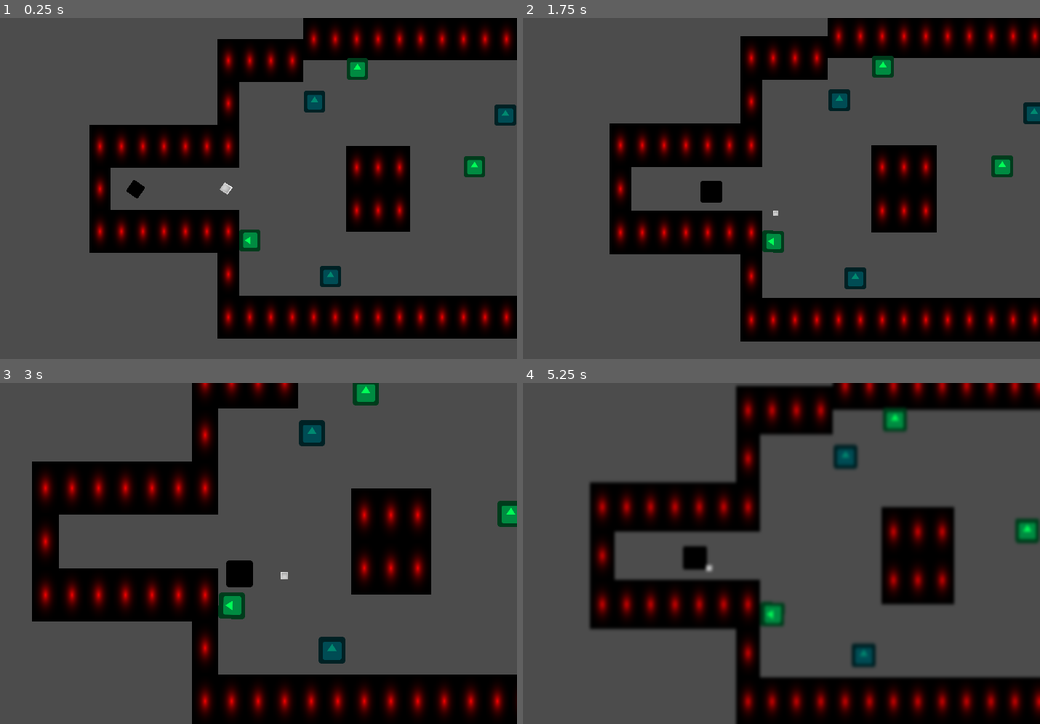
Above: before the commit, frames 1-4 (two rows, left to right).
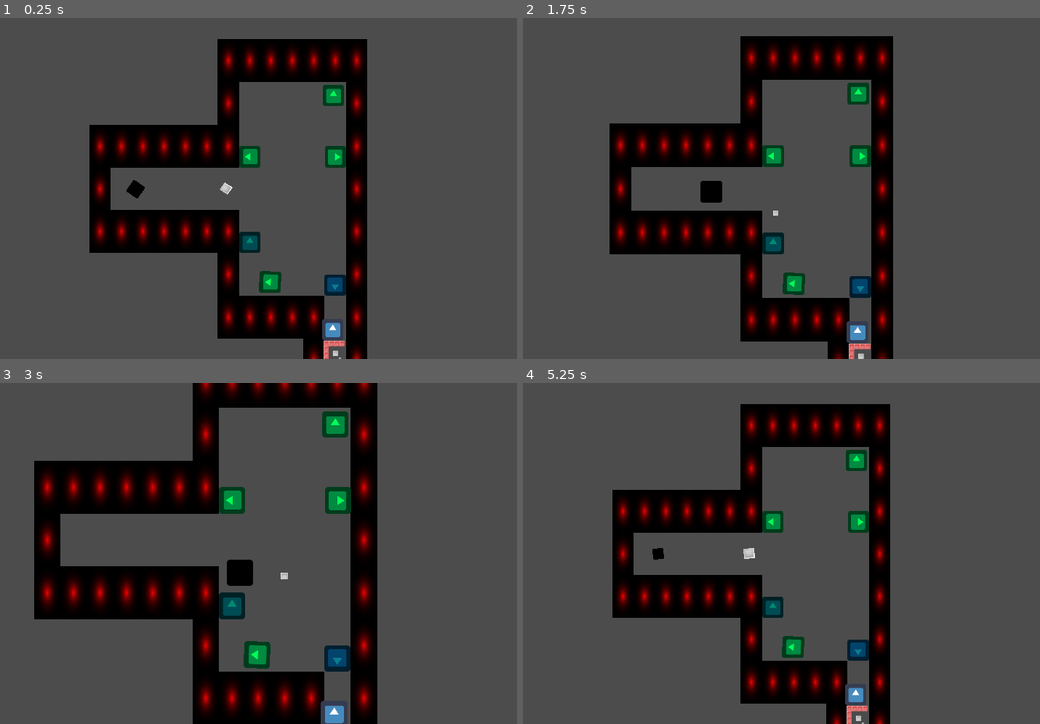
Above: after the commit, the same moments.

Repository: Screen-Punch/intd450
Game: Godot game, scene res://Levels/Level 1-12.tscn
Two runs of this game, one before a commit and one after it. Both use one fixed random seed, a clock stepped at 60 frames per second and the inputs below. This scene is started directly instead of the project's main scene. The engine's default icon, where the game draws it, is replaced by a stand-in: a white triangle on a blue panel in a dark square.
Inputs:
- Up to frame 1 (0.25 s): no input
- Up to frame 2 (1.75 s): hold Right (ui_right) 0.53-1.28 s; hold Down (ui_down) from 1.28 s (still down)
- Up to frame 3 (3 s): release Down (ui_down) at 2.03 s; hold Right (ui_right) 2.03-2.78 s; hold Up (ui_up) from 2.78 s (still down)
- Up to frame 4 (5.25 s): release Up (ui_up) at 3.53 s; hold Left (ui_left) 3.53-5.03 s; hold Down (ui_down) from 5.03 s (still down)

The runs differ from the first frame. In frame 1, 17% of the frame differs, in the area x 46-100%, y 0-100%; in frame 2, 17%; in frame 3, 18%; in frame 4, 32%, in the area x 12-100%, y 0-100%.

Commit message:
Added another level

Diff:
--- a/Levels/Level 1-12.tscn
+++ b/Levels/Level 1-12.tscn
@@ -12,9 +12,9 @@
 
 [sub_resource type="NavigationPolygon" id=1]
 
-vertices = PoolVector2Array( 448.699, 252.819, 900.901, 444.252, -59.2755, 438.222, 252.744, 249.805, 121.606, -193.354, 255.759, -1.92148, -66.8122, 191.018, -62.2901, 64.4016, 840.608, -124.016, 905.423, -130.046, 447.191, 2.60056, 124.62, -255.155, 840.608, -259.677, -448.999, 189.001, -448.999, 64.0005, -62.2901, -190.339 )
-polygons = [ PoolIntArray( 0, 1, 2, 3 ), PoolIntArray( 4, 5, 3, 2, 6, 7 ), PoolIntArray( 8, 9, 1, 0, 10 ), PoolIntArray( 11, 12, 8, 10, 5, 4 ), PoolIntArray( 13, 14, 7, 6 ), PoolIntArray( 4, 7, 15 ) ]
-outlines = [ PoolVector2Array( -448.999, 64.0005, -62.2901, 64.4016, -62.2901, -190.339, 121.606, -193.354, 124.62, -255.155, 840.608, -259.677, 840.608, -124.016, 905.423, -130.046, 900.901, 444.252, -59.2755, 438.222, -66.8122, 191.018, -448.999, 189.001 ), PoolVector2Array( 255.759, -1.92148, 447.191, 2.60056, 448.699, 252.819, 252.744, 249.805 ) ]
+vertices = PoolVector2Array( 253.122, 578.547, 185.493, 587.368, 186.732, 445.369, 250.228, 439.679, -62.2901, 64.4016, -62.2901, -190.339, 241.877, -194.992, -59.2755, 438.222, -66.8122, 191.018, -448.999, 64.0005, -448.999, 189.001 )
+polygons = [ PoolIntArray( 0, 1, 2, 3 ), PoolIntArray( 4, 5, 6, 3, 2, 7 ), PoolIntArray( 4, 7, 8 ), PoolIntArray( 9, 4, 8, 10 ) ]
+outlines = [ PoolVector2Array( -448.999, 64.0005, -62.2901, 64.4016, -62.2901, -190.339, 241.877, -194.992, 250.228, 439.679, 253.122, 578.547, 185.493, 587.368, 186.732, 445.369, -59.2755, 438.222, -66.8122, 191.018, -448.999, 189.001 ) ]
 
 [node name="Level 1-12" type="Node2D" index="0"]
 
@@ -36,7 +36,7 @@
 collision_mask = 1
 occluder_light_mask = 1
 format = 1
-tile_data = PoolIntArray( -393214, 3, 0, -393213, 3, 0, -393212, 3, 0, -393211, 3, 0, -393210, 3, 0, -393209, 3, 0, -393208, 3, 0, -393207, 3, 0, -393206, 3, 0, -393205, 3, 0, -393204, 3, 0, -393203, 3, 0, -262146, 3, 0, -262145, 3, 0, -327680, 3, 0, -327679, 3, 0, -262131, 3, 0, -262130, 3, 0, -131074, 3, 0, -131058, 3, 0, -131057, 3, 0, -131056, 3, 0, -131055, 3, 0, -131054, 3, 0, -8, 3, 0, -7, 3, 0, -6, 3, 0, -5, 3, 0, -4, 3, 0, -3, 3, 0, -2, 3, 0, 4, 3, 0, 5, 3, 0, 6, 3, 0, 18, 3, 0, 131064, 3, 0, 65550, 3, 0, 65551, 3, 0, 65552, 3, 0, 65553, 3, 0, 131076, 3, 0, 131077, 3, 0, 131078, 3, 0, 262136, 3, 0, 262137, 3, 0, 262138, 3, 0, 262139, 3, 0, 262140, 3, 0, 262141, 3, 0, 262142, 3, 0, 196622, 3, 0, 393214, 3, 0, 327694, 3, 0, 524286, 3, 0, 524287, 3, 0, 458752, 3, 0, 458753, 3, 0, 458754, 3, 0, 458755, 3, 0, 458756, 3, 0, 458757, 3, 0, 458758, 3, 0, 458759, 3, 0, 458760, 3, 0, 458761, 3, 0, 458762, 3, 0, 458763, 3, 0, 458764, 3, 0, 458765, 3, 0, 458766, 3, 0 )
+tile_data = PoolIntArray( -262146, 3, 0, -262145, 3, 0, -327680, 3, 0, -327679, 3, 0, -327678, 3, 0, -327677, 3, 0, -327676, 3, 0, -131074, 3, 0, -196604, 3, 0, -8, 3, 0, -7, 3, 0, -6, 3, 0, -5, 3, 0, -4, 3, 0, -3, 3, 0, -2, 3, 0, -65532, 3, 0, 131064, 3, 0, 65540, 3, 0, 262136, 3, 0, 262137, 3, 0, 262138, 3, 0, 262139, 3, 0, 262140, 3, 0, 262141, 3, 0, 262142, 3, 0, 196612, 3, 0, 393214, 3, 0, 327684, 3, 0, 524286, 3, 0, 524287, 3, 0, 458752, 3, 0, 458753, 3, 0, 458754, 3, 0, 458756, 3, 0, 589826, 3, 0, 589828, 3, 0, 655363, 3, 0 )
 __meta__ = {
 "_edit_lock_": true
 }
@@ -61,42 +61,26 @@
 
 [node name="next_W" parent="." index="3" instance=ExtResource( 5 )]
 
-position = Vector2( 1120.88, 30.8717 )
+position = Vector2( 221.137, 614.796 )
+next_world = "res://Levels/Level 1-13.tscn"
 
 [node name="KeysAndLocks" type="Node2D" parent="." index="4"]
 
 [node name="Key" parent="KeysAndLocks" index="0" instance=ExtResource( 6 )]
 
-position = Vector2( 209.447, 389.833 )
+position = Vector2( -32, 288 )
 
-[node name="Lock3" parent="KeysAndLocks" index="1" instance=ExtResource( 7 )]
+[node name="Lock" parent="KeysAndLocks" index="1" instance=ExtResource( 7 )]
 
-position = Vector2( 941.935, 30.9032 )
-_sections_unfolded = [ "Collision", "Visibility" ]
-
-[node name="Key2" parent="KeysAndLocks" index="2" instance=ExtResource( 6 )]
-
-position = Vector2( 733.172, -93.1785 )
-
-[node name="Lock2" parent="KeysAndLocks" index="3" instance=ExtResource( 7 )]
-
-position = Vector2( 1004.55, 29.1141 )
-_sections_unfolded = [ "Collision", "Visibility" ]
-
-[node name="Key3" parent="KeysAndLocks" index="4" instance=ExtResource( 6 )]
-
-position = Vector2( 161.39, -132.684 )
-
-[node name="Lock" parent="KeysAndLocks" index="5" instance=ExtResource( 7 )]
-
-position = Vector2( 875.224, 34.5623 )
+position = Vector2( 224, 416 )
 _sections_unfolded = [ "Collision", "Visibility" ]
 
 [node name="Mirror" parent="." index="5" instance=ExtResource( 8 )]
 
 editor/display_folded = true
-position = Vector2( -31.6333, 282.525 )
-rotation = -1.56231
+position = Vector2( -32, 32 )
+rotation = -1.5708
+_sections_unfolded = [ "Collision", "Transform", "Visibility" ]
 
 [node name="Area2D" parent="Mirror" index="2"]
 
@@ -106,17 +90,20 @@
 [node name="Mirror2" parent="." index="6" instance=ExtResource( 8 )]
 
 editor/display_folded = true
-position = Vector2( 640.24, 61.9685 )
+position = Vector2( 218.001, -151.954 )
+_sections_unfolded = [ "Collision", "Transform", "Visibility" ]
 
 [node name="Area2D" parent="Mirror2" index="2"]
 
-position = Vector2( 0.397217, 205.569 )
-scale = Vector2( 1, 5.47521 )
+position = Vector2( 0.397217, 382.071 )
+scale = Vector2( 1, 10.9909 )
 
 [node name="Mirror3" parent="." index="7" instance=ExtResource( 8 )]
 
 editor/display_folded = true
-position = Vector2( 804.921, -221.579 )
+position = Vector2( 224.955, 32 )
+rotation = 1.5708
+_sections_unfolded = [ "Collision", "Transform", "Visibility" ]
 
 [node name="Area2D" parent="Mirror3" index="2"]
 
@@ -125,7 +112,9 @@
 
 [node name="Mirror4" parent="." index="8" instance=ExtResource( 8 )]
 
-position = Vector2( 290.917, -230.623 )
+editor/display_folded = true
+position = Vector2( 29.3588, 406.795 )
+rotation = -1.54477
 
 [node name="Area2D" parent="Mirror4" index="2"]
 
@@ -134,13 +123,9 @@
 
 [node name="StairBlocker" parent="." index="9" instance=ExtResource( 9 )]
 
-position = Vector2( 1061.09, 28.5679 )
+position = Vector2( 215.877, 548.874 )
 
-[connection signal="keyGotten" from="KeysAndLocks/Key" to="KeysAndLocks/Lock3" method="_on_Key_keyGotten"]
-
-[connection signal="keyGotten" from="KeysAndLocks/Key2" to="KeysAndLocks/Lock2" method="_on_Key_keyGotten"]
-
-[connection signal="keyGotten" from="KeysAndLocks/Key3" to="KeysAndLocks/Lock" method="_on_Key_keyGotten"]
+[connection signal="keyGotten" from="KeysAndLocks/Key" to="KeysAndLocks/Lock" method="_on_Key_keyGotten"]
 
 
 [editable path="Mirror"]
--- /dev/null
+++ b/Levels/Level 1-13.tscn
@@ -0,0 +1,151 @@
+[gd_scene load_steps=11 format=2]
+
+[ext_resource path="res://Scenes/tileset1.tres" type="TileSet" id=1]
+[ext_resource path="res://Scenes/Nav2D.tscn" type="PackedScene" id=2]
+[ext_resource path="res://Scenes/Monster.tscn" type="PackedScene" id=3]
+[ext_resource path="res://Scenes/Player.tscn" type="PackedScene" id=4]
+[ext_resource path="res://Scenes/next_W.tscn" type="PackedScene" id=5]
+[ext_resource path="res://Scenes/Key.tscn" type="PackedScene" id=6]
+[ext_resource path="res://Scenes/Lock.tscn" type="PackedScene" id=7]
+[ext_resource path="res://Scenes/Mirror.tscn" type="PackedScene" id=8]
+[ext_resource path="res://Scenes/StairBlocker.tscn" type="PackedScene" id=9]
+
+[sub_resource type="NavigationPolygon" id=1]
+
+vertices = PoolVector2Array( 448.699, 252.819, 900.901, 444.252, -59.2755, 438.222, 252.744, 249.805, 121.606, -193.354, 255.759, -1.92148, -66.8122, 191.018, -62.2901, 64.4016, 895.969, -1.64395, 896.704, 62.3092, 447.191, 2.60056, 837.162, -129.55, 124.62, -255.155, 840.608, -259.677, 898.175, -130.285, 1153.74, -0.180206, 1153.74, 65.3603, -448.999, 189.001, -448.999, 64.0005, -62.2901, -190.339 )
+polygons = [ PoolIntArray( 0, 1, 2, 3 ), PoolIntArray( 4, 5, 3, 2, 6, 7 ), PoolIntArray( 8, 9, 1, 0, 10, 11 ), PoolIntArray( 4, 12, 13, 11, 10, 5 ), PoolIntArray( 11, 14, 8 ), PoolIntArray( 15, 16, 9, 8 ), PoolIntArray( 17, 18, 7, 6 ), PoolIntArray( 4, 7, 19 ) ]
+outlines = [ PoolVector2Array( -448.999, 64.0005, -62.2901, 64.4016, -62.2901, -190.339, 121.606, -193.354, 124.62, -255.155, 840.608, -259.677, 837.162, -129.55, 898.175, -130.285, 895.969, -1.64395, 1153.74, -0.180206, 1153.74, 65.3603, 896.704, 62.3092, 900.901, 444.252, -59.2755, 438.222, -66.8122, 191.018, -448.999, 189.001 ), PoolVector2Array( 255.759, -1.92148, 447.191, 2.60056, 448.699, 252.819, 252.744, 249.805 ) ]
+
+[node name="Level 1-13" type="Node2D"]
+
+[node name="TileMap" type="TileMap" parent="." index="0"]
+
+mode = 0
+tile_set = ExtResource( 1 )
+cell_size = Vector2( 64, 64 )
+cell_quadrant_size = 16
+cell_custom_transform = Transform2D( 1, 0, 0, 1, 0, 0 )
+cell_half_offset = 2
+cell_tile_origin = 0
+cell_y_sort = false
+cell_clip_uv = false
+collision_use_kinematic = false
+collision_friction = 1.0
+collision_bounce = 0.0
+collision_layer = 1
+collision_mask = 1
+occluder_light_mask = 1
+format = 1
+tile_data = PoolIntArray( -393214, 3, 0, -393213, 3, 0, -393212, 3, 0, -393211, 3, 0, -393210, 3, 0, -393209, 3, 0, -393208, 3, 0, -393207, 3, 0, -393206, 3, 0, -393205, 3, 0, -393204, 3, 0, -393203, 3, 0, -262146, 3, 0, -262145, 3, 0, -327680, 3, 0, -327679, 3, 0, -262131, 3, 0, -262130, 3, 0, -131074, 3, 0, -131058, 3, 0, -131057, 3, 0, -131056, 3, 0, -131055, 3, 0, -131054, 3, 0, -8, 3, 0, -7, 3, 0, -6, 3, 0, -5, 3, 0, -4, 3, 0, -3, 3, 0, -2, 3, 0, 4, 3, 0, 5, 3, 0, 6, 3, 0, 18, 3, 0, 131064, 3, 0, 65550, 3, 0, 65551, 3, 0, 65552, 3, 0, 65553, 3, 0, 131076, 3, 0, 131077, 3, 0, 131078, 3, 0, 262136, 3, 0, 262137, 3, 0, 262138, 3, 0, 262139, 3, 0, 262140, 3, 0, 262141, 3, 0, 262142, 3, 0, 196622, 3, 0, 393214, 3, 0, 327694, 3, 0, 524286, 3, 0, 524287, 3, 0, 458752, 3, 0, 458753, 3, 0, 458754, 3, 0, 458755, 3, 0, 458756, 3, 0, 458757, 3, 0, 458758, 3, 0, 458759, 3, 0, 458760, 3, 0, 458761, 3, 0, 458762, 3, 0, 458763, 3, 0, 458764, 3, 0, 458765, 3, 0, 458766, 3, 0 )
+__meta__ = {
+"_edit_lock_": true
+}
+
+[node name="Nav2D" parent="." index="1" instance=ExtResource( 2 )]
+
+editor/display_folded = true
+
+[node name="NavigationPolygonInstance" type="NavigationPolygonInstance" parent="Nav2D" index="0"]
+
+navpoly = SubResource( 1 )
+enabled = true
+__meta__ = {
+"_edit_lock_": true
+}
+
+[node name="Monster" parent="Nav2D" index="1" instance=ExtResource( 3 )]
+
+position = Vector2( -373.984, 128.71 )
+
+[node name="player" parent="." index="2" instance=ExtResource( 4 )]
+
+position = Vector2( -102.355, 126.913 )
+
+[node name="next_W" parent="." index="3" instance=ExtResource( 5 )]
+
+position = Vector2( 1120.88, 30.8717 )
+
+[node name="KeysAndLocks" type="Node2D" parent="." index="4"]
+
+[node name="Key" parent="KeysAndLocks" index="0" instance=ExtResource( 6 )]
+
+position = Vector2( 209.447, 389.833 )
+
+[node name="Lock3" parent="KeysAndLocks" index="1" instance=ExtResource( 7 )]
+
+position = Vector2( 941.935, 30.9032 )
+_sections_unfolded = [ "Collision", "Visibility" ]
+
+[node name="Key2" parent="KeysAndLocks" index="2" instance=ExtResource( 6 )]
+
+position = Vector2( 733.172, -93.1785 )
+
+[node name="Lock2" parent="KeysAndLocks" index="3" instance=ExtResource( 7 )]
+
+position = Vector2( 1004.55, 29.1141 )
+_sections_unfolded = [ "Collision", "Visibility" ]
+
+[node name="Key3" parent="KeysAndLocks" index="4" instance=ExtResource( 6 )]
+
+position = Vector2( 161.39, -132.684 )
+
+[node name="Lock" parent="KeysAndLocks" index="5" instance=ExtResource( 7 )]
+
+position = Vector2( 875.224, 34.5623 )
+_sections_unfolded = [ "Collision", "Visibility" ]
+
+[node name="Mirror" parent="." index="5" instance=ExtResource( 8 )]
+
+editor/display_folded = true
+position = Vector2( -31.6333, 282.525 )
+rotation = -1.56231
+
+[node name="Area2D" parent="Mirror" index="2"]
+
+position = Vector2( 0.397217, 479.907 )
+scale = Vector2( 1, 14.0483 )
+
+[node name="Mirror2" parent="." index="6" instance=ExtResource( 8 )]
+
+editor/display_folded = true
+position = Vector2( 640.24, 61.9685 )
+
+[node name="Area2D" parent="Mirror2" index="2"]
+
+position = Vector2( 0.397217, 205.569 )
+scale = Vector2( 1, 5.47521 )
+
+[node name="Mirror3" parent="." index="7" instance=ExtResource( 8 )]
+
+editor/display_folded = true
+position = Vector2( 804.921, -221.579 )
+
+[node name="Area2D" parent="Mirror3" index="2"]
+
+position = Vector2( 0.397217, 351.112 )
+scale = Vector2( 1, 10.0234 )
+
+[node name="Mirror4" parent="." index="8" instance=ExtResource( 8 )]
+
+position = Vector2( 290.917, -230.623 )
+
+[node name="Area2D" parent="Mirror4" index="2"]
+
+position = Vector2( 0.397217, 126.518 )
+scale = Vector2( 1, 3.00484 )
+
+[node name="StairBlocker" parent="." index="9" instance=ExtResource( 9 )]
+
+position = Vector2( 1061.09, 28.5679 )
+
+[connection signal="keyGotten" from="KeysAndLocks/Key" to="KeysAndLocks/Lock3" method="_on_Key_keyGotten"]
+
+[connection signal="keyGotten" from="KeysAndLocks/Key2" to="KeysAndLocks/Lock2" method="_on_Key_keyGotten"]
+
+[connection signal="keyGotten" from="KeysAndLocks/Key3" to="KeysAndLocks/Lock" method="_on_Key_keyGotten"]
+
+
+[editable path="Mirror"]
+[editable path="Mirror2"]
+[editable path="Mirror3"]
+[editable path="Mirror4"]
--- a/Levels/Level1-3.tscn
+++ b/Levels/Level1-3.tscn
@@ -14,7 +14,7 @@
 polygons = [ PoolIntArray( 0, 1, 2, 3 ) ]
 outlines = [ PoolVector2Array( 465.96, -49.6143, 462.96, 28.3859, -503.043, 22.3859, -504.043, -52.6143 ) ]
 
-[node name="Level1-3" type="Node2D" index="0"]
+[node name="Level1-3" type="Node2D"]
 
 [node name="TileMap" type="TileMap" parent="." index="0"]
 
